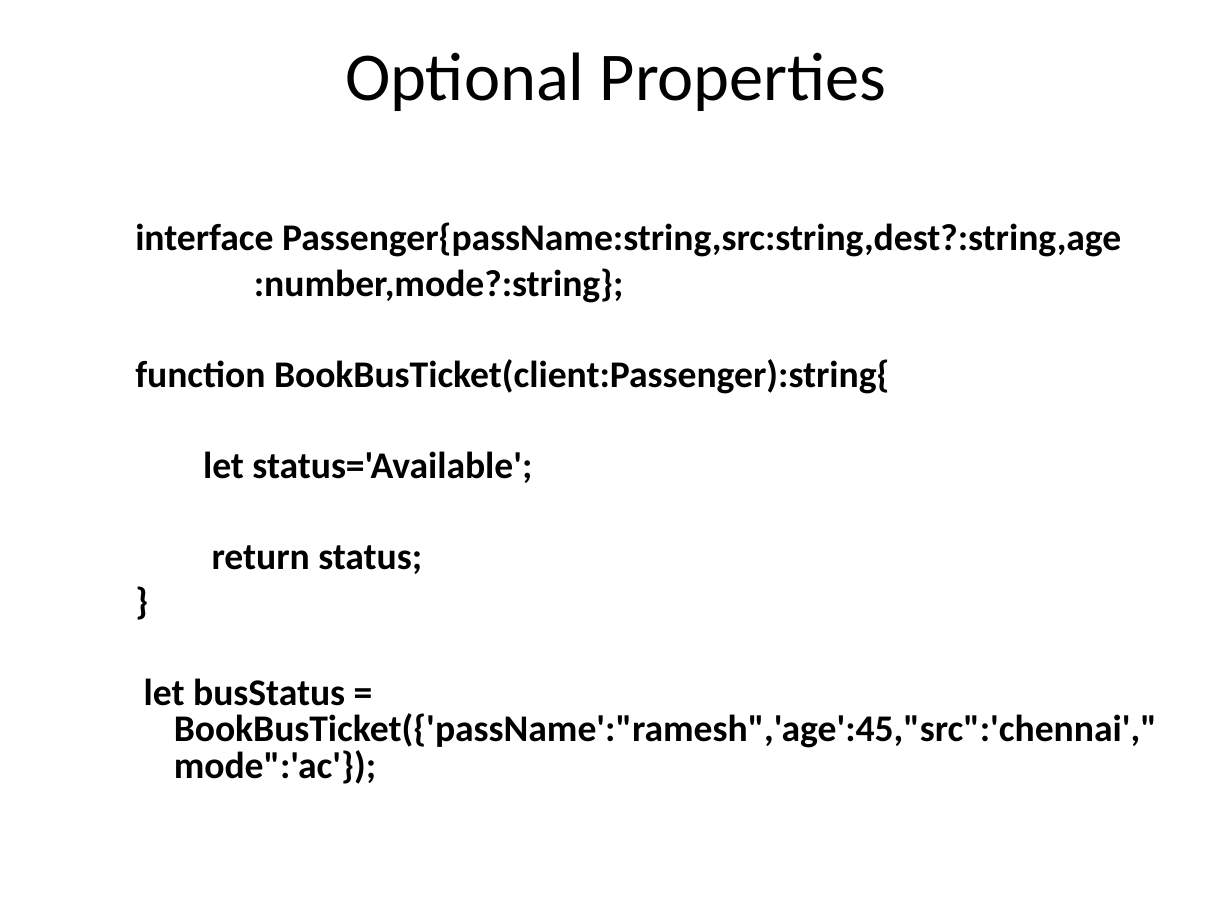
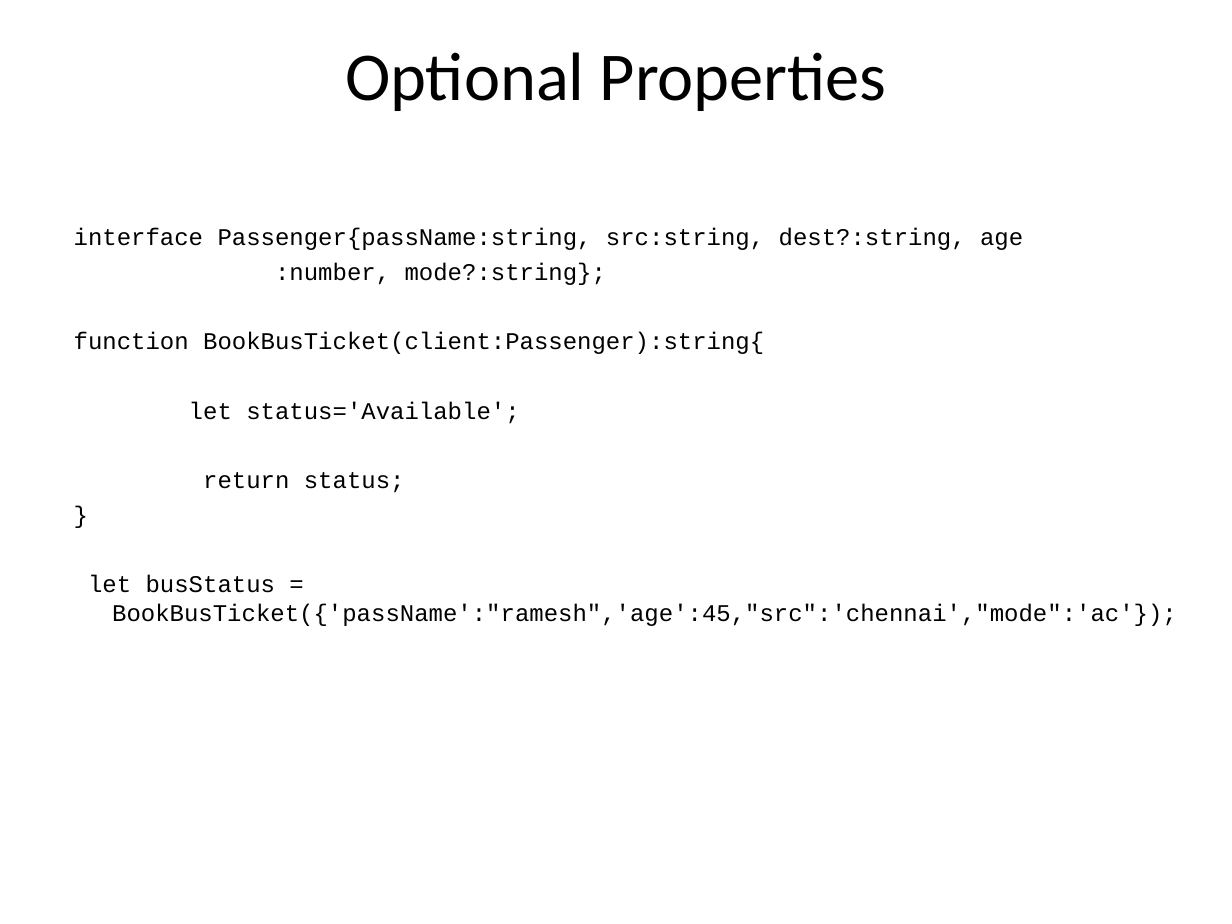
Before and after one commit to vishnumvn/AngularJS_Tut, a slide deck: slide 65 of Materials/ES_TS_For_Anguar4.ppt. Drawn at 1232x924 pixels with LibreOffice and Linux fonts; fonts in the diff are those of the drawing. Boxes give left, top, right and bottom in pixels: in the first picture for what was removed or moved away, otherwise in the second. Text is boxed around its words. In the diff, an @@ line names an element or a change of style, - is before the commit and + after.

```diff
--- a/Materials/ES_TS_For_Anguar4.ppt
+++ b/Materials/ES_TS_For_Anguar4.ppt
@@ text "interface Passenger{passName:string, src:string, dest?:strin ...": place and size @@
-text "interface Passenger{passName:string, src:string, dest?:strin ..." at [135,222,1157,784]
+text "interface Passenger{passName:string, src:string, dest?:strin ..." at [74,228,1177,626]
@@ text at [74,228,1023,285]: text changed; size 22 to 14 pt; font Calibri to Courier New; bold off @@
-  interface Passenger{passName:string,src:string,dest?:string,age
-  :number,mode?:string};
+  interface Passenger{passName:string, src:string, dest?:string, age
+  :number, mode?:string};
@@ text at [74,332,1177,626]: size 22 to 14 pt, font Calibri to Courier New, bold off in "function BookBusTicket(client:Passenger):string{", "let status='Available';", "return status;", "}" and 1 more places; line spacing 0.8 to 1; less space between paragraphs @@
```
Also in this commit, not shown: 9 other slides changed, 3 other files.
